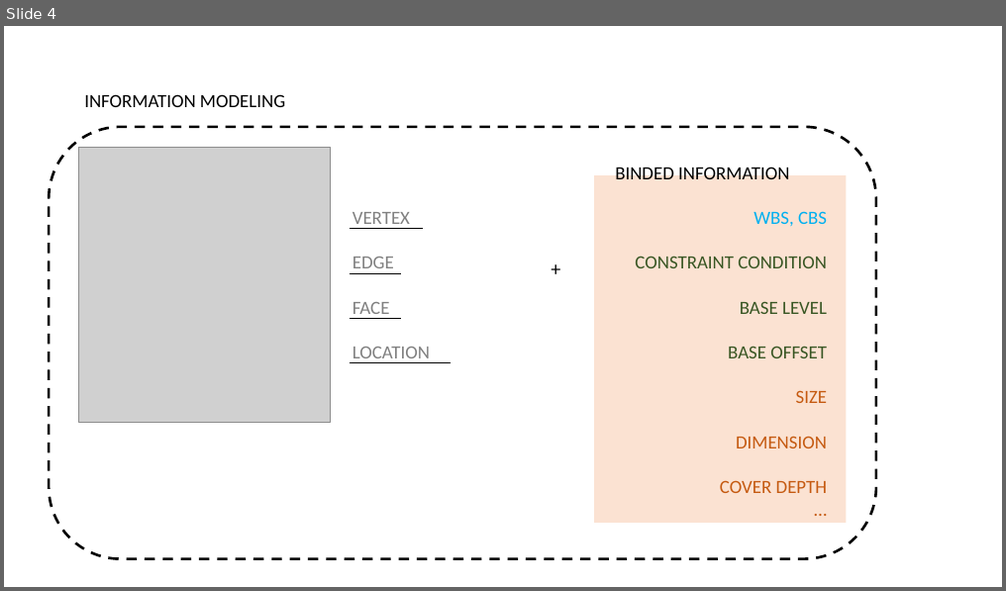
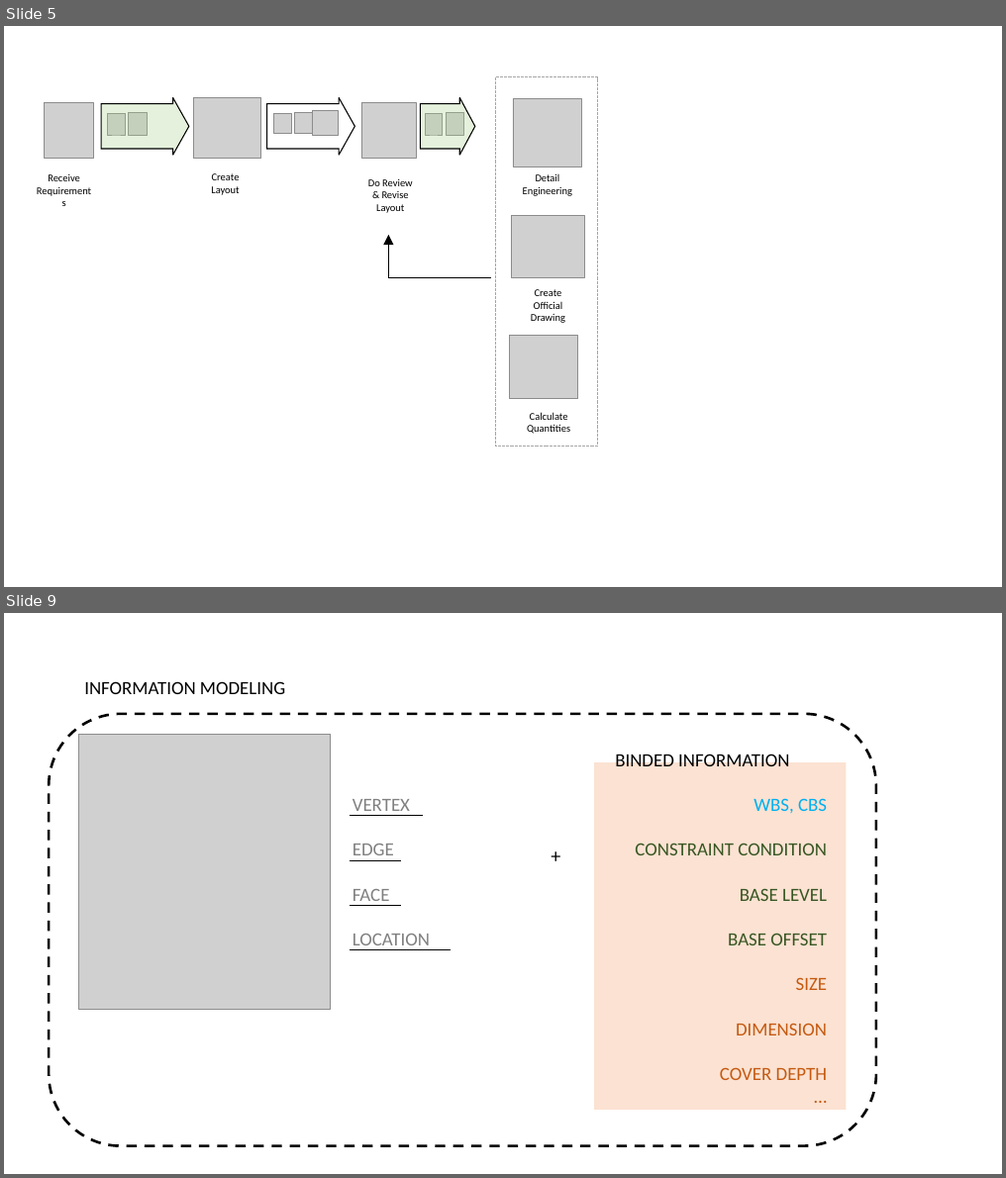
Before and after one commit to hnanmal/mQ, a slide deck: 논문준비/프레젠테이션1.pptx. Shown one above the other, each under a label of ours: slide 4 before the commit, slides 5 and 9 after it; the slides between them are not shown. The pictures are 1006x591 and 1006x1178 pixels, drawn with LibreOffice and Linux fonts; fonts in the diff are those of the drawing; grey boxes stand for pictures; background and template pictures are left out. Boxes give left, top, right and bottom in pixels: in the first picture for what was removed or moved away, otherwise in the second. Text is boxed around its words. In the diff, an @@ line names an element or a change of style, - is before the commit and + after.

```diff
--- a/논문준비/프레젠테이션1.pptx
+++ b/논문준비/프레젠테이션1.pptx
@@ slide 5 added at (4,26,1002,587), background #FFFFFF @@
@@ rectangle added at (495,77,598,446), outline #A6A6A6 1 pt dashed @@
@@ picture added at (45,102,94,158) @@
@@ right arrow added at (101,98,189,156), fill #A9D18E at 30% opacity, outline #000000 1 pt @@
@@ picture added at (107,113,125,135) @@
@@ picture added at (129,113,147,135) @@
@@ picture added at (193,98,261,159) @@
@@ right arrow added at (266,98,354,156), outline #000000 1 pt @@
@@ picture added at (273,113,291,133) @@
@@ picture added at (294,113,313,134) @@
@@ picture added at (313,110,338,135) @@
@@ picture added at (361,103,417,158) @@
@@ right arrow added at (420,98,475,156), fill #A9D18E at 30% opacity, outline #000000 1 pt @@
@@ picture added at (425,113,442,135) @@
@@ picture added at (446,113,463,135) @@
@@ picture added at (513,98,582,168) @@
@@ text added at (211,174,240,195), 10 pt, text #000000 @@
+Create
+Layout
@@ text added at (48,174,80,181), 10 pt, text #000000 @@
+Receive
+Requirements
@@ text added at (368,179,412,213), 10 pt, text #000000 @@
+Do Review
+& Revise Layout
@@ text added at (523,174,572,196), 10 pt, text #000000 @@
+Detail Engineering
@@ picture added at (512,216,585,278) @@
@@ freeform shape added at (389,235,491,277), outline #000000 1 pt @@
@@ text added at (531,289,565,323), 10 pt, text #000000 @@
+Create
+Official Drawing
@@ picture added at (510,336,578,399) @@
@@ text added at (527,412,570,434), 10 pt, text #000000 @@
+Calculate
+Quantities
@@ what was slide 4 is now slide 9 @@
```
Also in this commit, not shown: 2 slides changed, 6 other slides added, 3 slides removed.
